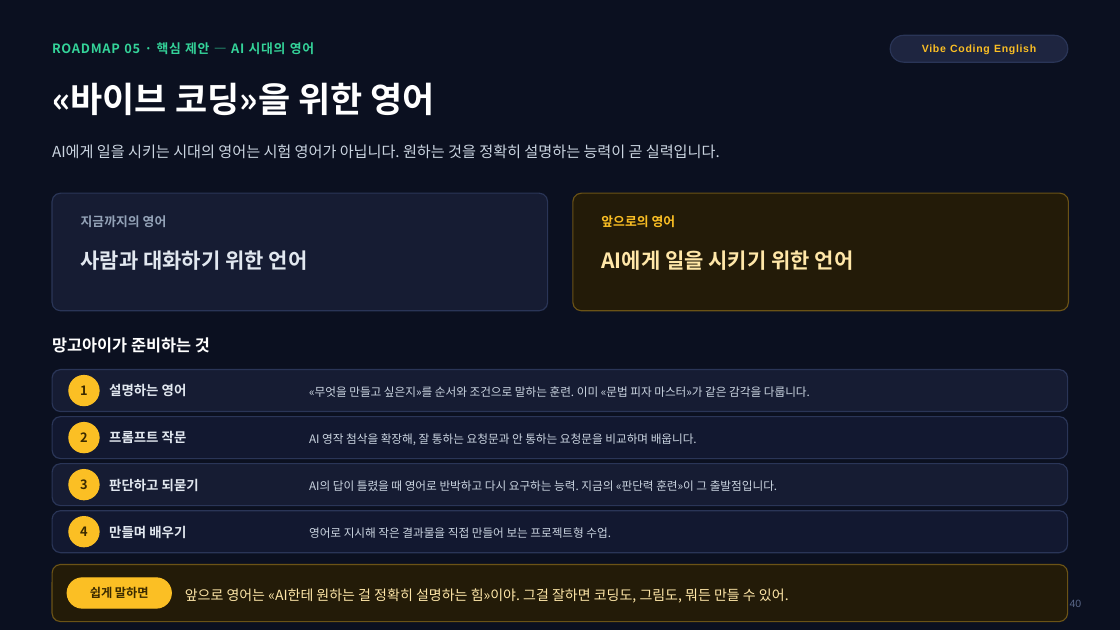
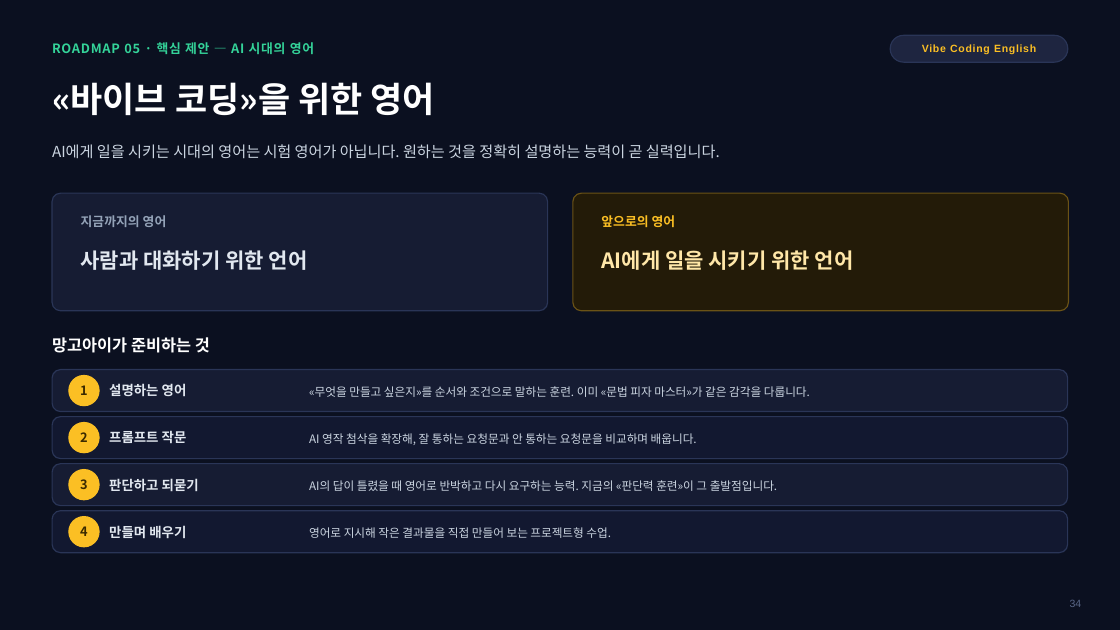
Before and after one commit to navy111p-sudo/mangoiweb, a slide deck: slide 34 of docs/MANGO_AI_안내_통합본_2026-08-17.pptx (slide 40 before the commit). Drawn at 1120x630 pixels with LibreOffice and Linux fonts; fonts in the diff are those of the drawing; background and template pictures are left out. Boxes give left, top, right and bottom in pixels: in the first picture for what was removed or moved away, otherwise in the second. Text is boxed around its words. In the diff, an @@ line names an element or a change of style, - is before the commit and + after.

```diff
--- a/docs/MANGO_AI_안내_통합본_2026-08-17.pptx
+++ b/docs/MANGO_AI_안내_통합본_2026-08-17.pptx
@@ rounded rectangle removed at (52, 565, 1068, 622) @@
@@ rounded rectangle removed at (67, 578, 171, 608) @@
@@ text removed at (90, 586, 149, 598) @@
-쉽게 말하면
@@ text removed at (185, 588, 789, 603) @@
-앞으로 영어는 «AI한테 원하는 걸 정확히 설명하는 힘»이야. 그걸 잘하면 코딩도, 그림도, 뭐든 만들 수 있어.
@@ text at (1070, 600, 1082, 607): text changed @@
-40
+34
```
Also in this commit, not shown: 34 other slides changed, 6 slides removed.
